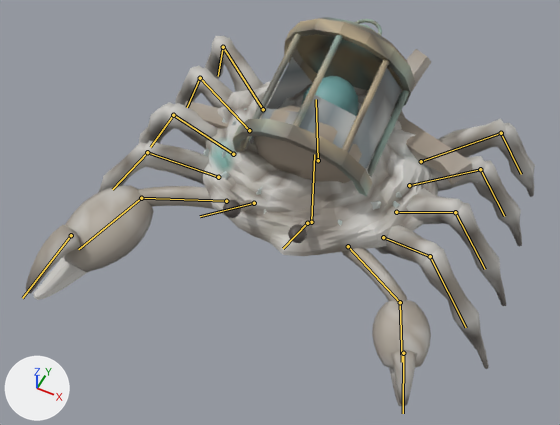
Two versions of the glTF model assets/creatures/wreck_crab/wreck_crab.glb, one commit apart.
Rendered twice from a camera (50 mm lens) standing at (0.86, -2.01, 2.51) and looking at (-0.01, -0.28, 0.34). The axes (+X, +Y, +Z) are drawn at lower left. The lights are the same throughout. The picture after the commit comes second. Both versions are drawn at frame 3 of the action 'hit_b'; the numbers are the values there. The bones that bend it are drawn over the model as lines.

Objects in the first picture: 'wreck_crab'.
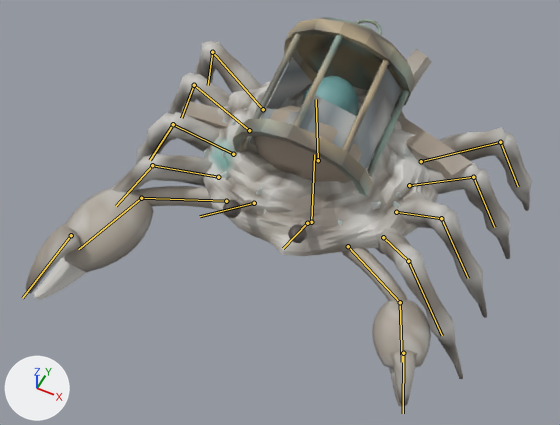
Boxes [x1, y1, x2, y2] around the edits, measured in the pictures (560 x 425 px):
'wreck_crab', posed
    before: [26, 17, 535, 406]
    after: [26, 17, 532, 406]
bone 'leg_l0_a', root to tip
    before: (383, 237) to (430, 256)
    after: (383, 237) to (408, 261)
bone 'leg_l0_b', root to tip
    before: (430, 256) to (466, 327)
    after: (408, 261) to (442, 335)
bone 'leg_l1_a', root to tip
    before: (396, 212) to (455, 212)
    after: (396, 212) to (441, 218)
bone 'leg_l1_b', root to tip
    before: (455, 212) to (485, 269)
    after: (441, 218) to (468, 278)
bone 'leg_l2_a', root to tip
    before: (409, 185) to (480, 169)
    after: (409, 185) to (473, 177)
bone 'leg_l2_b', root to tip
    before: (480, 169) to (504, 216)
    after: (473, 177) to (494, 227)
bone 'leg_l3_a', root to tip
    before: (421, 161) to (501, 133)
    after: (421, 161) to (500, 142)
bone 'leg_l3_b', root to tip
    before: (501, 133) to (521, 174)
    after: (500, 142) to (518, 186)
bone 'leg_r0_a', root to tip
    before: (218, 177) to (147, 152)
    after: (218, 177) to (152, 165)
bone 'leg_r0_b', root to tip
    before: (147, 152) to (112, 189)
    after: (152, 165) to (116, 206)
bone 'leg_r1_a', root to tip
    before: (233, 154) to (173, 115)
    after: (233, 154) to (173, 124)
bone 'leg_r1_b', root to tip
    before: (173, 115) to (150, 147)
    after: (173, 124) to (150, 160)
bone 'leg_r2_a', root to tip
    before: (249, 130) to (200, 78)
    after: (249, 130) to (194, 85)
bone 'leg_r2_b', root to tip
    before: (200, 78) to (187, 107)
    after: (194, 85) to (181, 118)
bone 'leg_r3_a', root to tip
    before: (263, 109) to (223, 47)
    after: (263, 109) to (212, 52)
bone 'leg_r3_b', root to tip
    before: (223, 47) to (218, 76)
    after: (212, 52) to (208, 85)

The edits, one by one:
Bone 'leg_l0_a' (bone_leg_l0_a) turns from (13, 6, 7) to (25, 6, 1) degrees about its own x, y and z.
Bone 'leg_l0_b' (bone_leg_l0_b) turns from (0, 0, 0) to (-2, -1, 4) degrees about its own x, y and z.
Bone 'leg_l1_a' (bone_leg_l1_a) turns from (9, 1, 5) to (21, -2, -3) degrees about its own x, y and z.
Bone 'leg_l1_b' (bone_leg_l1_b) turns from (0, 0, 0) to (-2, 0, 6) degrees about its own x, y and z.
Bone 'leg_l2_a' (bone_leg_l2_a) turns from (4, -1, 2) to (14, -6, -7) degrees about its own x, y and z.
Bone 'leg_l2_b' (bone_leg_l2_b) turns from (0, 0, 0) to (-3, 1, 7) degrees about its own x, y and z.
Bone 'leg_l3_a' (bone_leg_l3_a) turns from (0, 0, 0) to (8, -7, -10) degrees about its own x, y and z.
Bone 'leg_l3_b' (bone_leg_l3_b) turns from (0, 0, 0) to (-3, 2, 8) degrees about its own x, y and z.
Bone 'leg_r0_a' (bone_leg_r0_a) turns from (13, -6, -7) to (25, -6, -1) degrees about its own x, y and z.
Bone 'leg_r0_b' (bone_leg_r0_b) turns from (0, 0, 0) to (-2, 1, -4) degrees about its own x, y and z.
Bone 'leg_r1_a' (bone_leg_r1_a) turns from (9, -1, -5) to (21, 2, 3) degrees about its own x, y and z.
Bone 'leg_r1_b' (bone_leg_r1_b) turns from (0, 0, 0) to (-2, 0, -6) degrees about its own x, y and z.
Bone 'leg_r2_a' (bone_leg_r2_a) turns from (4, 1, -2) to (14, 6, 7) degrees about its own x, y and z.
Bone 'leg_r2_b' (bone_leg_r2_b) turns from (0, 0, 0) to (-3, -1, -7) degrees about its own x, y and z.
Bone 'leg_r3_a' (bone_leg_r3_a) turns from (0, 0, 0) to (8, 7, 10) degrees about its own x, y and z.
Bone 'leg_r3_b' (bone_leg_r3_b) turns from (0, 0, 0) to (-3, -2, -8) degrees about its own x, y and z.
